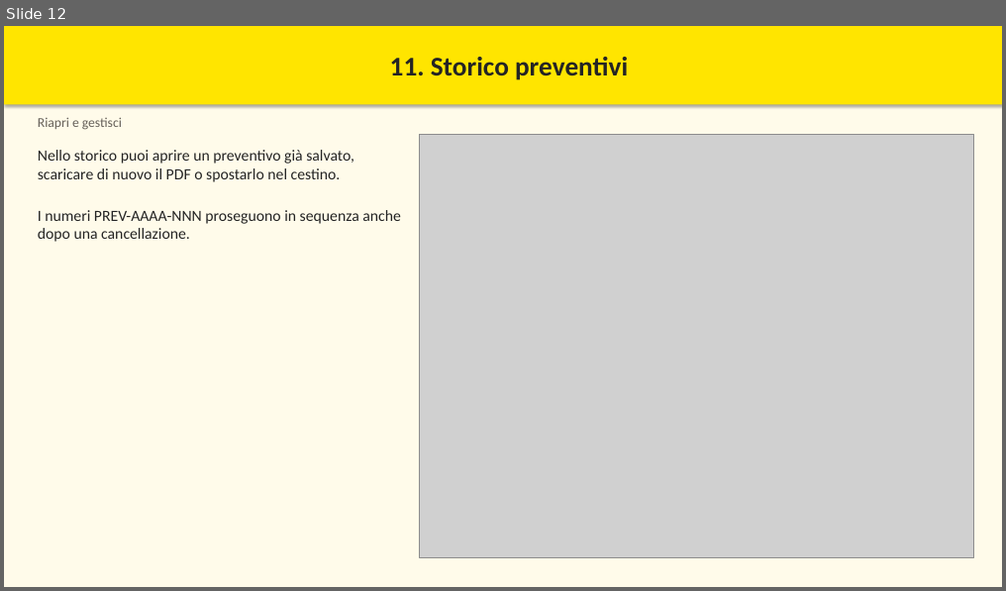
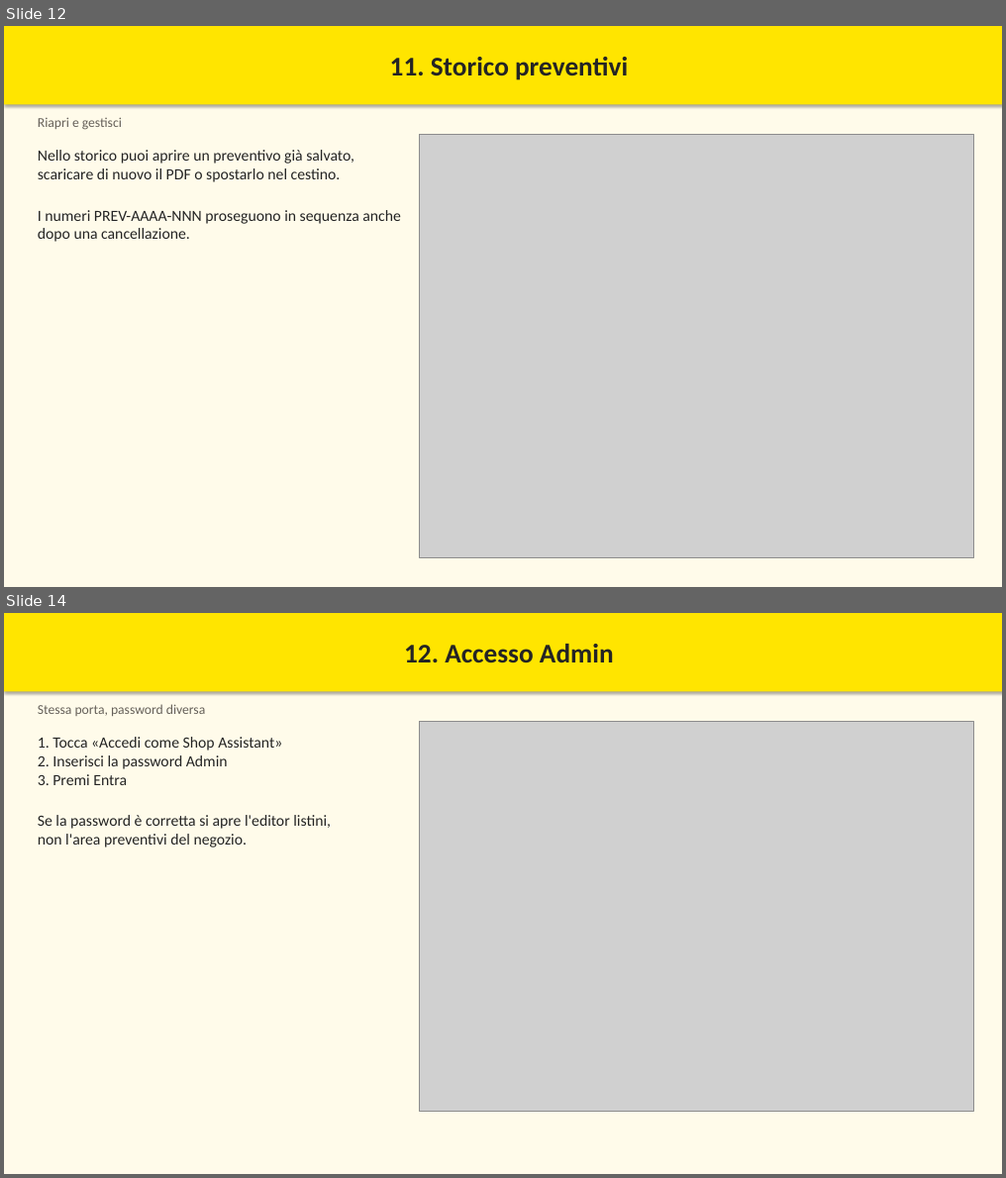
Before and after one commit to MBRP95/Preventivatore, a slide deck: docs/manuale/Manuale_Preventivatore_Shop_Assistant.pptx. Shown one above the other, each under a label of ours: slide 12 before the commit, slides 12 and 14 after it; the slides between them are not shown. The pictures are 1006x591 and 1006x1178 pixels, drawn with LibreOffice and Linux fonts; fonts in the diff are those of the drawing; grey boxes stand for pictures. Boxes give left, top, right and bottom in pixels: in the first picture for what was removed or moved away, otherwise in the second. Text is boxed around its words. In the diff, an @@ line names an element or a change of style, - is before the commit and + after.

```diff
--- a/docs/manuale/Manuale_Preventivatore_Shop_Assistant.pptx
+++ b/docs/manuale/Manuale_Preventivatore_Shop_Assistant.pptx
@@ slide 14 added at (4,613,1002,1174), background #FFFFFF @@
@@ rectangle added at (4,613,1002,1174), fill #FFFBEA @@
@@ rectangle added at (4,613,1002,691), fill #FFE500, 26 pt, text #242424, bold @@
+12. Accesso Admin
@@ text added at (38,704,205,716), 13 pt, text #66615A @@
+Stessa porta, password diversa
@@ picture added at (420,722,973,1112) @@
@@ text added at (38,737,331,848), 15 pt, text #242424 @@
+1. Tocca «Accedi come Shop Assistant»
+2. Inserisci la password Admin
+3. Premi Entra
+Se la password è corretta si apre l'editor listini,
+non l'area preventivi del negozio.
```
Also in this commit, not shown: 3 slides changed, 5 other slides added, 7 other files.
